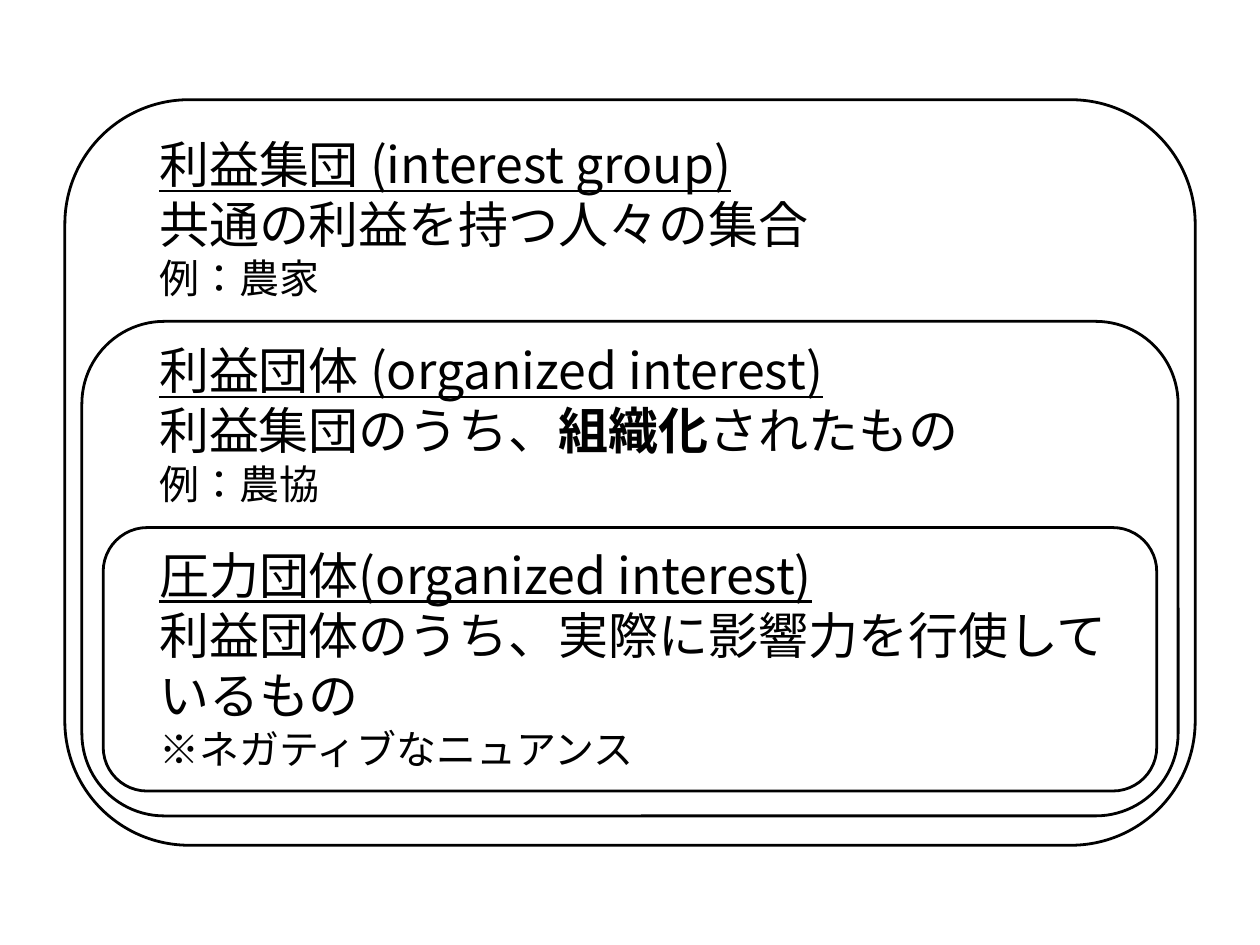
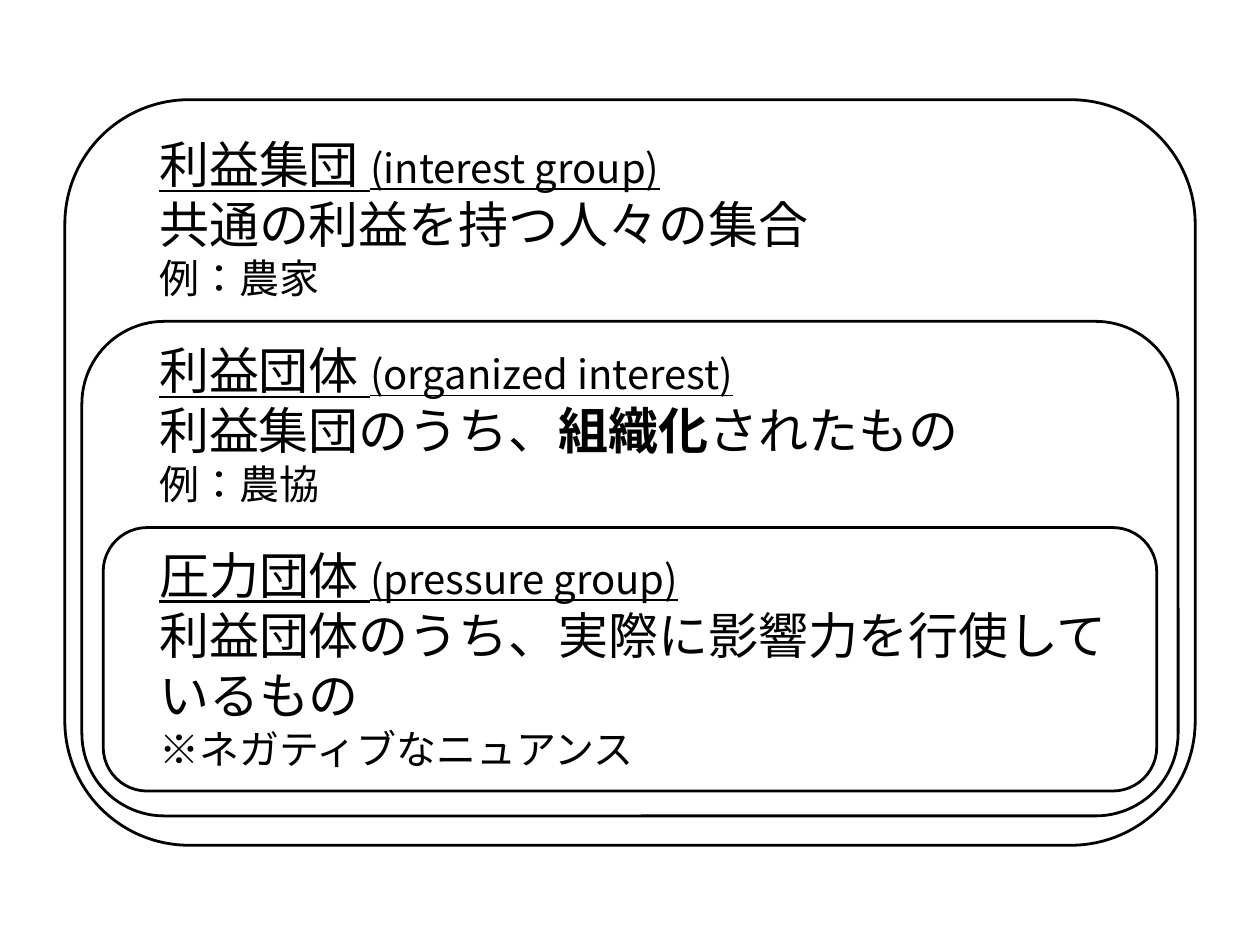
Before and after one commit to junpei-suzuki/PP-2026-Komazawa, a slide deck: slide 15 of figs/DIYfigures_pp.pptx. Drawn at 1260x945 pixels with LibreOffice and Linux fonts; fonts in the diff are those of the drawing. Boxes give left, top, right and bottom in pixels: in the first picture for what was removed or moved away, otherwise in the second. Text is boxed around its words. In the diff, an @@ line names an element or a change of style, - is before the commit and + after.

```diff
--- a/figs/DIYfigures_pp.pptx
+++ b/figs/DIYfigures_pp.pptx
@@ text at bbox=[159, 141, 660, 193]: size 40 to 32 pt in "(interest group)" @@
@@ text at bbox=[159, 347, 733, 399]: size 40 to 32 pt in "(organized interest)" @@
@@ text at bbox=[159, 552, 678, 604]: text changed; size 40 to 32 pt @@
-圧力団体(organized interest)
+圧力団体 (pressure group)
```
Also in this commit, not shown: 5 other files.
